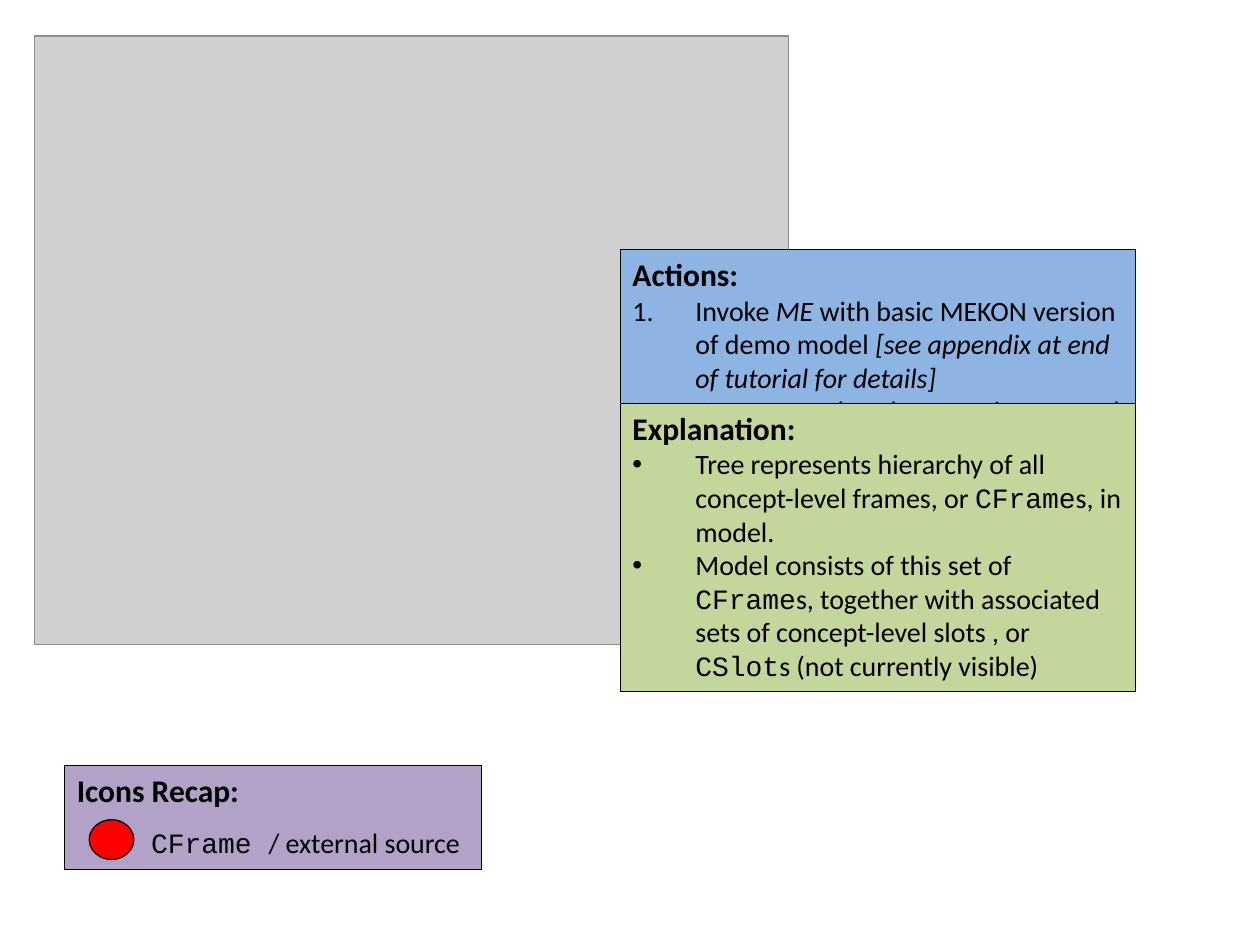
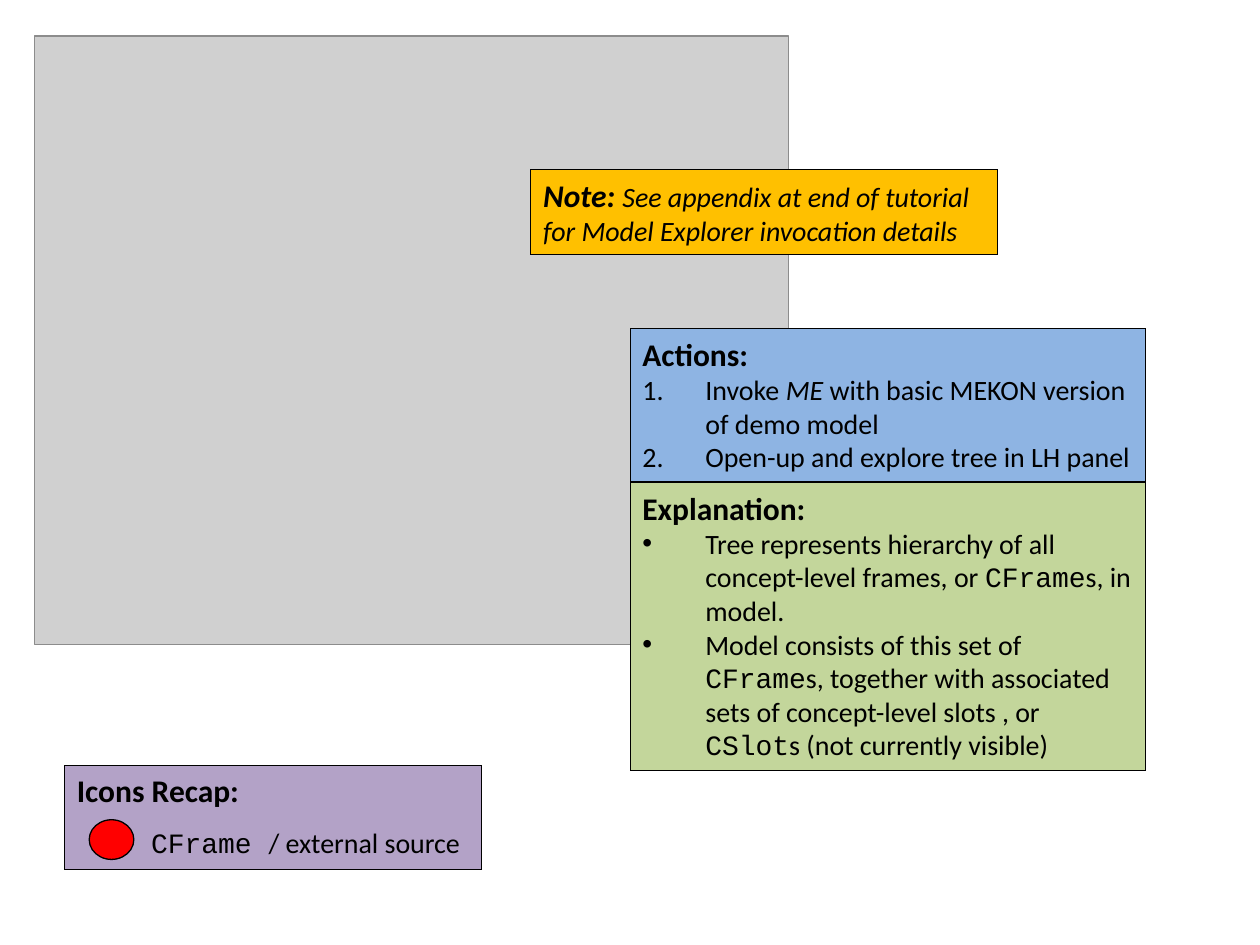
Before and after one commit to colin-puleston/mekon-hobo, a slide deck: slide 10 of docs/MEKON-HOBO Introductory Tutorial.pptx. Drawn at 1260x945 pixels with LibreOffice and Linux fonts; fonts in the diff are those of the drawing; grey boxes stand for pictures. Boxes give left, top, right and bottom in pixels: in the first picture for what was removed or moved away, otherwise in the second. Text is boxed around its words. In the diff, an @@ line names an element or a change of style, - is before the commit and + after.

```diff
--- a/docs/MEKON-HOBO Introductory Tutorial.pptx
+++ b/docs/MEKON-HOBO Introductory Tutorial.pptx
@@ rectangle added at box(530, 170, 997, 255), fill #FFC000, outline #000000 0.75 pt, 16 pt, text #000000, italic @@
+Note: See appendix at end of tutorial for Model Explorer invocation details
@@ rectangle "Actions:": place and size @@
-rectangle "Actions:" at box(620, 249, 1135, 436)
+rectangle "Actions:" at box(630, 329, 1145, 481)
@@ text in rectangle at box(705, 380, 1125, 434): text changed; italic off @@
-1. Invoke ME with basic MEKON version of demo model [see appendix at end of tutorial for details]
+1. Invoke ME with basic MEKON version of demo model
@@ rectangle "Explanation:": place and size @@
-rectangle "Explanation:" at box(620, 403, 1135, 692)
+rectangle "Explanation:" at box(630, 483, 1145, 771)
```
Also in this commit, not shown: 1 other slide changed.
